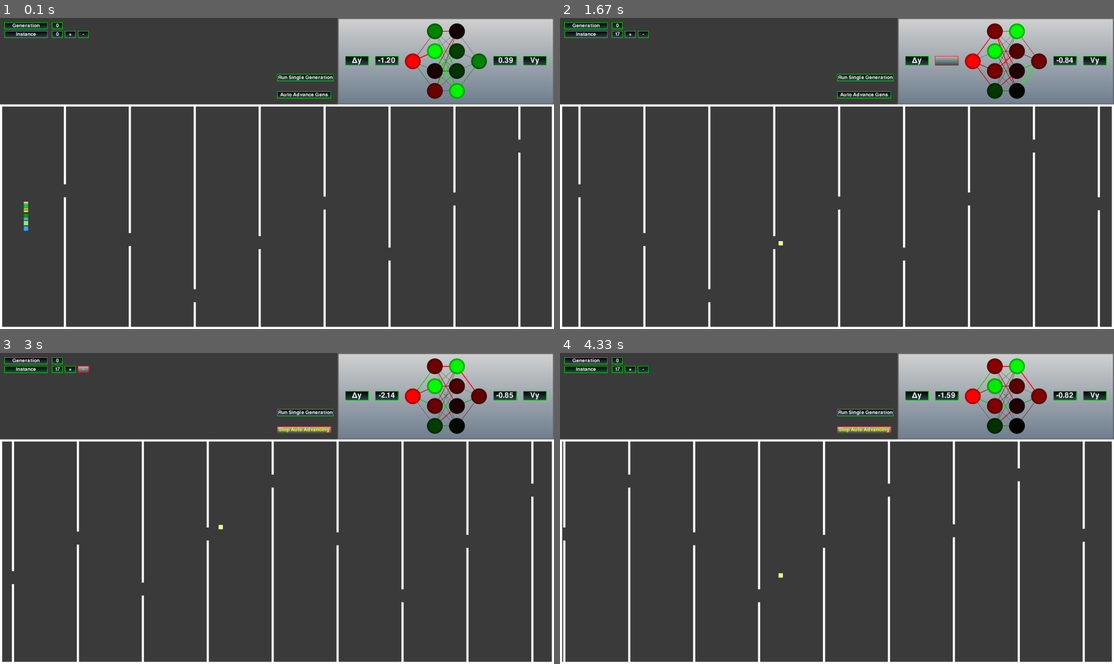
Above: before the commit, frames 1-4 (two rows, left to right).
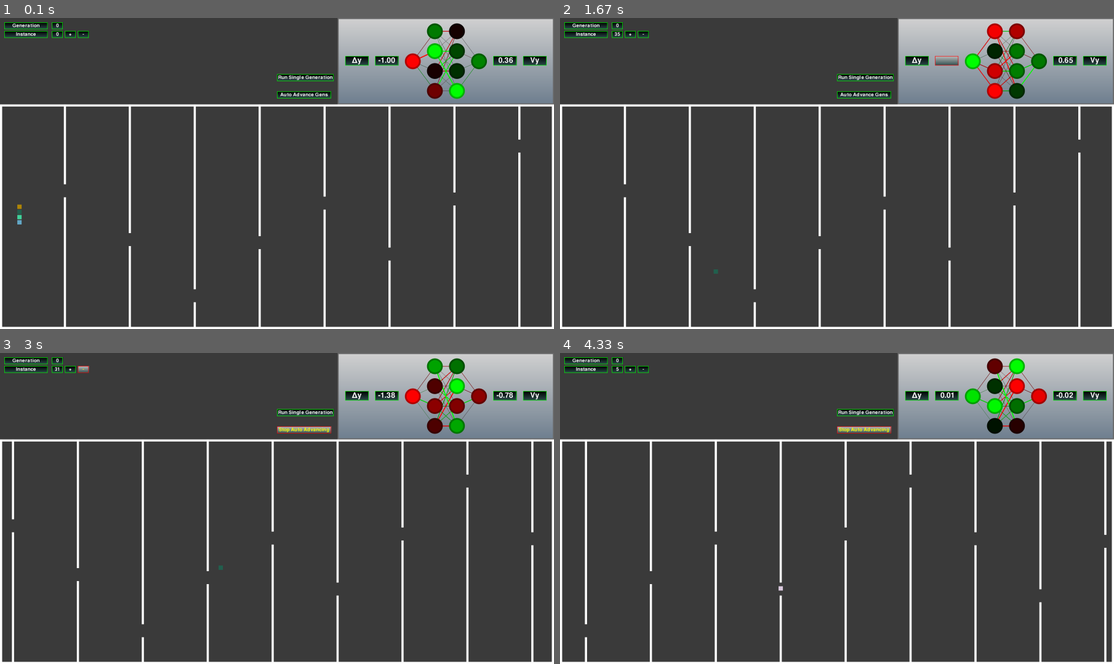
Above: after the commit, the same moments.

Repository: jakub530/PyGame-Neural-Net
Game: pygame game, started from api_lib.py
The game is run twice, just before and just after one commit, with the same random seed, the same clock (stepped at 60 frames per second) and the same inputs.
Inputs (mouse positions are in pixels of both pictures, inside the frame that each line leads up to):
- Up to frame 1 (0.1 s): no input
- Up to frame 2 (1.67 s): press the mouse at (632, 33) at 0.37 s; move the mouse to (742, 148) at 0.47 s; release the mouse at (853, 266) at 0.6 s; press the mouse at (632, 33) at 0.7 s; move the mouse to (637, 148) at 0.8 s; release the mouse at (643, 263) at 0.93 s; press the mouse at (947, 61) at 1.53 s; move the mouse to (870, 67) at 1.63 s
- Up to frame 3 (3 s): release the mouse at (232, 405) at 1.77 s; press the mouse at (304, 412) at 1.87 s; move the mouse to (188, 455) at 1.97 s; release the mouse at (72, 499) at 2.1 s; press the mouse at (304, 430) at 2.2 s; move the mouse to (310, 527) at 2.3 s; release the mouse at (315, 626) at 2.43 s; press the mouse at (387, 396) at 2.53 s; move the mouse to (398, 436) at 2.63 s; release the mouse at (415, 480) at 2.77 s; press the mouse at (83, 368) at 2.87 s; move the mouse to (121, 452) at 2.97 s
- Up to frame 4 (4.33 s): release the mouse at (720, 533) at 3.1 s

The runs differ from the first frame. In frame 1, 0.1% of the frame differs, in the area x 3-93%, y 12-69%; in frame 2, 6.7%; in frame 3, 1.7%; in frame 4, 7.0%, in the area x 0-99%, y 1-100%.

Commit message:
More generic players, attempt to seperate engine and display

Diff:
--- a/api_lib.py
+++ b/api_lib.py
@@ -9,6 +9,7 @@
 import copy
 import auto_maze
 import node_vis
+import generic_game
 
 class main_game:
     def __init__(self):
@@ -21,7 +22,7 @@
         self.game_board = auto_maze.board(self.game_box, self.screen)
 
         self.num_players = 40
-        self.player_cloud = auto_maze.player_cloud(self.num_players)
+        self.player_cloud = generic_game.gen_player_cloud(self.num_players, auto_maze.player)
 
         self.init_nn()
         self.init_UI()
@@ -101,7 +102,9 @@
     def run_game(self):
         done = False
         while not done:
-            t = self.clock.tick(70)
+            #t = self.clock.tick(70)
+            self.clock.tick(40)
+            #print(self.clock.get_fps())
 
             for event in pg.event.get():
                 if event.type == pg.KEYDOWN:
@@ -115,7 +118,7 @@
             for n in range(self.num_players):
                 self.outputs_arr[n], self.val_arr[n] = self.nn.generations[self.gen_num].instances[n].calculate_output(self.inputs_arr[n])
 
-            max_dist, status, all_inputs = self.player_cloud.update_players(self.screen, self.game_board, self.outputs_arr ,self.inputs_arr)
+            status, all_inputs = self.player_cloud.update_players(self.screen, self.game_board, self.outputs_arr ,self.inputs_arr)
             self.auto_change_instance()
 
             if(status == 0):
@@ -133,7 +136,8 @@
             self.nn_vis.update_and_draw(self.text_boxes, self.val_arr[self.inst_num], self.weights)
             self.text_boxes.display_boxes(self.screen, self)
             self.buttons.display_boxes(self.screen, None)
-            self.game_board.draw(max_dist, 10)
+            self.game_board.draw(self.player_cloud, 10, status)
+            self.player_cloud.draw_players(self.screen)
             pygame.display.flip()
 
 if __name__ == "__main__":
--- a/auto_maze.py
+++ b/auto_maze.py
@@ -5,75 +5,45 @@
 import pygame as pg
 import random
 import copy
-
-class player:
+import generic_game
+
+class player(generic_game.gen_player):
     def __init__(self):
         self.start_pos = np.array([50,900])
         self.start_speed =  np.array([10,0])
         self.start_acc =  np.array([0, 0 ])
         self.max_pos = 1000
+        self.y_speed = 12
         self.size = (20, 20)
-        self.active = True
-
-        self.pos = self.start_pos.copy()
-        self.speed = self.start_speed.copy()
-        self.acc = self.start_acc
-
-    def colision_detection(self, board):
+        super().__init__()
+
+    def elimination_condition(self, board):
         if self.rect.collidelist(board.rects) != -1:
-            miss_delta_y = board.get_miss_delta(self.pos[0], self.pos[1])
+            #miss_delta_y = board.get_miss_delta(self.pos[0], self.pos[1])
             self.active = False
-            return True, miss_delta_y
-        #if self.pos[0] > 2300:
-        #    self.active = False
-        #    return True,0
-
-        return False, None
+            return True
+        return False
+
+    def apply_nn_outputs(self, nn_outputs):
+        #Specific
+        self.speed[1] = nn_outputs[0]/abs(nn_outputs[0]) * self.y_speed
+
+    def calculate_score(self, board):
+        miss_delta_y = board.get_miss_delta(self.pos[0], self.pos[1])
+        self.score = self.ticks * 1000 - miss_delta_y
+
+    def apply_specific_movement(self):
+        if(self.pos[0] > self.max_pos):
+            self.speed[0] = 0
+        self.rect = pg.Rect(*self.pos,*self.size)
 
     def update_nn_inputs(self, board):
         input_1 = board.get_y_delta(self.pos[0], self.pos[1])/100
         input_2 = self.speed[1]/10
         return np.array([input_1])
 
-    def move_player(self, nn_outputs):
-        #print(nn_outputs)
-        #self.pos[1] = nn_outputs[0]*500+1000
-        self.speed[1] = nn_outputs[0]*15
-
-
-        if(self.pos[0] > self.max_pos):
-            self.speed[0] = 0
-        #        self.pos[1] += self.speed[1]
-        #else:
-        self.pos += self.speed
-        self.rect = pg.Rect(*self.pos,*self.size)
-        self.speed += self.acc
-
-    def reset_player(self):
-        self.active = True
-        self.pos = self.start_pos.copy()
-        self.speed = self.start_speed.copy()
-        self.acc = self.start_acc.copy()
-
-
-    def update(self, board, screen, nn_outputs, color):
-        #print("Pos is " + str(self.pos))
-        deactivated = False
-        new_nn_inputs = None
-
-        if self.active == True:
-            self.move_player(nn_outputs)
-            new_nn_inputs = self.update_nn_inputs(board)
-
-            deactivated, smallest_dist = self.colision_detection(board)
-
-            self.draw(screen, color)
-
-        return deactivated, new_nn_inputs, smallest_dist
-
-    def draw(self, screen, color):
-        pg.draw.rect(screen,color, self.rect)
-
+    def draw(self, screen):
+        pg.draw.rect(screen,self.color, self.rect)
 
 class obstacle:
     def __init__(self, board, pos_centre, width, gap):
@@ -83,8 +53,6 @@
         self.gap = gap
 
         self.find_real_pos()
-
-
         self.calculate_rect()
 
     def find_real_pos(self):
@@ -118,12 +86,6 @@
     def __repr__(self):
         return self.r_pos
 
-
-
-
-
-
-
 class board:
     def __init__(self, rect, screen,**kwargs):
         self.box = rect
@@ -173,19 +135,26 @@
             y_pos = self.generate_y_pos(last_obstacle.pos_centre[1])
             self.obstacles.append(obstacle(self, np.array([x_pos,y_pos]), self.obst_width, self.obst_gap_height))
 
-    def draw(self, player_pos, player_speed):
+    def extract_max_pos(self, player_cloud):
+        max_pos = 0
+        for player in player_cloud.players:
+            max_pos = max(max_pos,player.pos[0])
+        return max_pos
+
+    def draw(self, player_cloud, player_speed, status):
         self.draw_border()
-        self.update_obstacles(player_pos, player_speed)
+        max_pos = self.extract_max_pos(player_cloud)
+        self.update_obstacles(max_pos, player_speed,status)
 
     def draw_border(self):
         for border in self.borders:
             pg.draw.rect(self.screen,pg.Color("white"), border)
 
-    def update_obstacles(self, player_pos, player_speed):
+    def update_obstacles(self, player_pos, player_speed, status):
         delete_flag = False
 
         for obstacle in self.obstacles:
-            if player_pos > self.player_thershold:
+            if (player_pos > self.player_thershold) and (status == True):
                 delete_flag = obstacle.move(player_speed)
             obstacle.draw(self.screen)
 
@@ -229,99 +198,6 @@
         self.init_obstacles = copy.deepcopy(self.obstacles)
         self.update_rects()
 
-
-
-class player_cloud:
-    def __init__ (self, num_players):
-        self.init_players(num_players)
-        self.gen_colors()
-        self.tick = 0
-
-    def init_players(self, num_players):
-        self.active_players_num = num_players
-        self.players = []
-        self.ticks = []
-        self.last_dist = []
-        for index in range(num_players):
-            self.players.append(player())
-            self.ticks.append(0)
-            self.last_dist.append(0)
-
-    def get_best_players(self):
-        scores = np.array(self.ticks)
-        #print(self.last_dist)
-        scores = scores * 1000 - np.array(self.last_dist)
-        arg_sorted_scores = np.argsort(scores)
-        arg_sorted_scores = arg_sorted_scores[::-1]
-        for ind, color_ind in enumerate(arg_sorted_scores):
-            new_color = self.validate_color(255*ind/len(self.players))
-            self.colors[color_ind] = (0,0,new_color)
-            if(ind<20):
-                winner_color = self.validate_color((255 * (20-ind))/20)
-                self.colors[color_ind] = (0,winner_color,0)
-
-        #print("Tick")
-
-        return arg_sorted_scores
-
-    def reset_players(self):
-        self.tick = 0
-        self.active_players_num = len(self.players)
-        for ind, player in enumerate(self.players):
-            player.reset_player()
-            self.ticks[ind] = 0
-
-    def validate_color(self, ind):
-        val_ind = int(max(min(255,ind),0))
-        return val_ind
-
-    def gen_colors(self):
-        self.colors = []
-        for ind in range(len(self.players)):
-            color = list(np.random.choice(range(256), size=3))
-            self.colors.append(color)
-
-    def get_next_active_player(self, current_index, reverse = False):
-        start_index = current_index
-        delta = 1
-        if reverse:
-            delta = -1
-        while(True):
-            current_index += delta
-            if current_index < 0 or current_index >= len(self.players):
-                return start_index
-            else:
-                if self.players[current_index].active:
-                    return current_index
-
-
-
-
-    def update_players(self, screen, board, nn_outputs, nn_inputs):
-        self.tick+=1
-        status = 1
-        max_dist = 0
-
-        for ind, player in enumerate(self.players):
-            if player.active:
-                deactivate_flag, nn_inputs[ind], smallest_dist = player.update(board, screen, nn_outputs[ind], self.colors[ind])
-                max_dist = max(max_dist, player.pos[0])
-                if deactivate_flag:
-                    self.active_players_num -= 1
-                    self.ticks[ind] = self.tick
-                    self.last_dist[ind] = smallest_dist
-
-        if self.active_players_num == 0:
-            status = 0
-
-        return max_dist, status, nn_inputs
-
-
-
-
-
-
-
 def main_game():
     done = False
     screen,clock = pygame_lib.init_pygame((2560,1440), True)
--- /dev/null
+++ b/generic_game.py
@@ -0,0 +1,148 @@
+import numpy as np
+import pygame as pg
+
+class gen_player_cloud:
+    def __init__ (self, num_players, player_class):
+        self.init_players(num_players, player_class)
+        self.set_random_colors()
+        self.tick = 0
+
+    def init_players(self, num_players, player_class):
+        self.active_players_num = num_players
+        self.players = []
+        self.ticks = []
+        self.last_dist = []
+        for index in range(num_players):
+            self.players.append(player_class())
+            self.ticks.append(0)
+            self.last_dist.append(0)
+
+    def modify_colors(self, sorted_scores):
+        for ind, player_ind in enumerate(sorted_scores):
+                    new_color = self.validate_color(255*ind/len(self.players))
+                    self.players[player_ind].color = (0,0,new_color)
+                    if(ind<20):
+                        winner_color = self.validate_color((255 * (20-ind))/20)
+                        self.players[player_ind].color = (0,winner_color,0)
+
+    def get_best_players(self):
+        scores = np.array([self.players[i].score for i in range(len(self.players))])#  np.array(self.ticks)
+        arg_sorted_scores = np.argsort(scores)
+        arg_sorted_scores = arg_sorted_scores[::-1]
+        self.modify_colors(arg_sorted_scores)
+
+        return arg_sorted_scores
+
+    def reset_players(self):
+        self.tick = 0
+        self.active_players_num = len(self.players)
+        for ind, player in enumerate(self.players):
+            player.reset_player()
+            self.ticks[ind] = 0
+
+    def validate_color(self, ind):
+        val_ind = int(max(min(255,ind),0))
+        return val_ind
+
+    def set_random_colors(self):
+        for player in self.players:
+            player.color = list(np.random.choice(range(256), size=3))
+
+    def get_next_active_player(self, current_index, reverse = False):
+        start_index = current_index
+        delta = 1
+        if reverse:
+            delta = -1
+        while(True):
+            current_index += delta
+            if current_index < 0 or current_index >= len(self.players):
+                return start_index
+            else:
+                if self.players[current_index].active:
+                    return current_index
+
+    def update_players(self, screen, board, nn_outputs, nn_inputs):
+        self.tick+=1
+        active_players = True
+
+        for ind, player in enumerate(self.players):
+            if player.active:
+                deactivate_flag, nn_inputs[ind] = player.update(board, screen, nn_outputs[ind])
+                if deactivate_flag:
+                    self.active_players_num -= 1
+
+        if self.active_players_num == 0:
+            active_players = False
+
+        return active_players, nn_inputs
+
+    def draw_players(self,screen):
+        for player in self.players:
+            if player.active:
+                player.draw(screen)
+
+class gen_player:
+    def __init__(self):
+        self.active = True
+        self.pos = self.start_pos.copy()
+        self.speed = self.start_speed.copy()
+        self.acc = self.start_acc
+        self.ticks = 0
+
+    def update_nn_inputs(self, board):
+        #Specific
+        print("No specific nn inputs update")
+
+    def apply_nn_outputs(self, nn_outputs):
+        #Specific
+        print("No specific nn outputs application")
+
+    def apply_specific_movement(self):
+        #Specific
+        print("No specific movement implemented")
+        pass
+
+    def move_player(self, nn_outputs):
+        #Generic
+        self.apply_nn_outputs(nn_outputs)
+        self.pos += self.speed
+        self.speed += self.acc
+        self.apply_specific_movement()
+
+    def reset_player(self):
+        self.active = True
+        self.pos = self.start_pos.copy()
+        self.speed = self.start_speed.copy()
+        self.acc = self.start_acc.copy()
+        self.ticks = 0
+
+    def calculate_score(self, board):
+        #Specific
+        print("Implement Score Calculation")
+        pass
+
+    def elimination_condition(self, board):
+        #Specific
+        print("Implement Elimination Condition")
+        pass
+
+    def update(self, board, screen, nn_outputs):
+        #Generic
+        deactivated = False
+        new_nn_inputs = None
+
+        if self.active == True:
+            self.ticks+=1
+            self.move_player(nn_outputs)
+            new_nn_inputs = self.update_nn_inputs(board)
+
+            deactivated = self.elimination_condition(board)
+            if deactivated == True:
+                self.calculate_score(board)
+
+        return deactivated, new_nn_inputs
+
+
+    def draw(self, screen):
+        #Specific
+        print("No draw function implemented")
--- a/node_vis.py
+++ b/node_vis.py
@@ -256,7 +256,7 @@
             pos = np.array([self.txt_s_h_pos, self.txt_s_v_pos[ind]]) + self.offset
             all_text_boxes.add_box(pos, "input_"+str(ind), text = text, font_size = self.font_size, min_width = self.node_size * 1.5)
             name_tag_pos = np.array([self.i_name_tag_h_pos+self.offset[0],pos[1]])
-            all_text_boxes.add_box(name_tag_pos, "input_name_tag"+str(ind), text = self.input_names[ind], font_size = self.font_size, min_width = self.node_size * 1.5)
+            all_text_boxes.add_box(name_tag_pos, "input_name_tag"+str(ind), text = self.input_names[ind], font_size = self.font_size, min_width = self.node_size * 1.5, interact = False)
 
         for ind, node in enumerate(self.layers[-1].nodes):
             text = str(np.around(node.val,2))
@@ -265,7 +265,7 @@
             name_tag_pos = np.array([self.o_name_tag_h_pos+self.offset[0],pos[1]])
 
             all_text_boxes.add_box((pos), "output_"+str(ind), text = text, font_size = self.font_size, min_width = self.node_size * 1.5, interact = False )
-            all_text_boxes.add_box(name_tag_pos, "output_name_tag"+str(ind), text = self.output_names[ind], font_size = self.font_size, min_width = self.node_size * 1.5)
+            all_text_boxes.add_box(name_tag_pos, "output_name_tag"+str(ind), text = self.output_names[ind], font_size = self.font_size, min_width = self.node_size * 1.5, interact = False)
 
 
 def draw_others(surface, size, box_dim):
